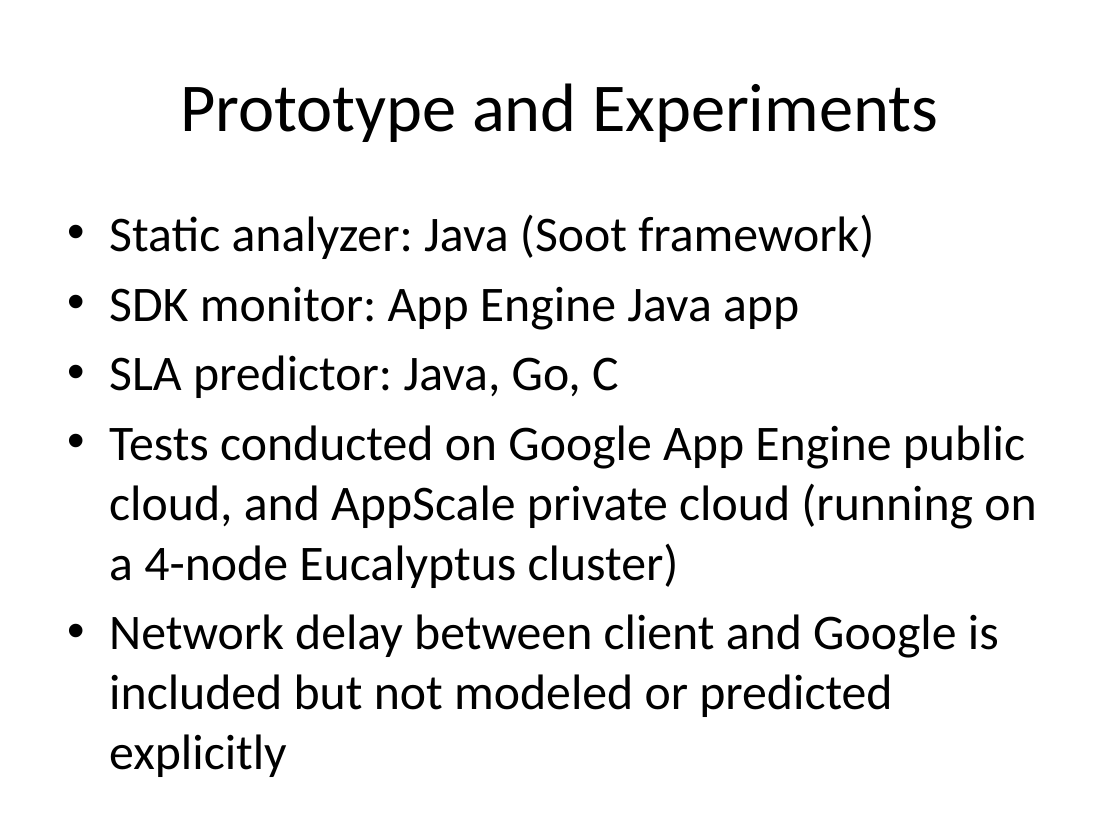
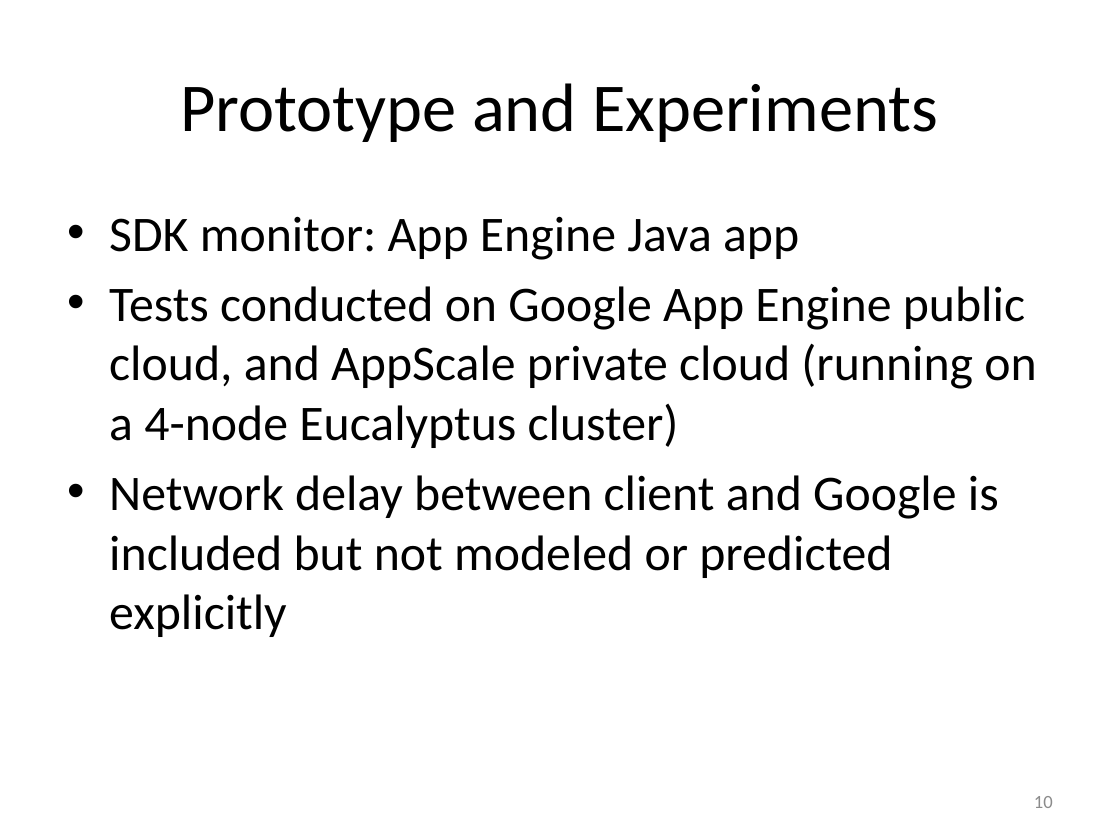
Before and after one commit to Dithn/eager-appscale, a slide deck: slide 10 of Eager/paper/socc15/cerebro_socc_presentation-v2.pptx (slide 11 before the commit). Drawn at 1120x840 pixels with LibreOffice and Linux fonts; fonts in the diff are those of the drawing. Boxes give left, top, right and bottom in pixels: in the first picture for what was removed or moved away, otherwise in the second. Text is boxed around its words. In the diff, an @@ line names an element or a change of style, - is before the commit and + after.

```diff
--- a/Eager/paper/socc15/cerebro_socc_presentation-v2.pptx
+++ b/Eager/paper/socc15/cerebro_socc_presentation-v2.pptx
@@ text at (x1=109, y1=215, x2=874, y2=259): paragraph removed @@
-• Static analyzer: Java (Soot framework)
@@ text at (x1=109, y1=355, x2=619, y2=398): paragraph removed @@
-• SLA predictor: Java, Go, C
@@ page number added at (x1=1034, y1=796, x2=1053, y2=808), 12 pt, text #8C8C8C @@
+10
```
Also in this commit, not shown: 12 other slides changed, 1 other file.
